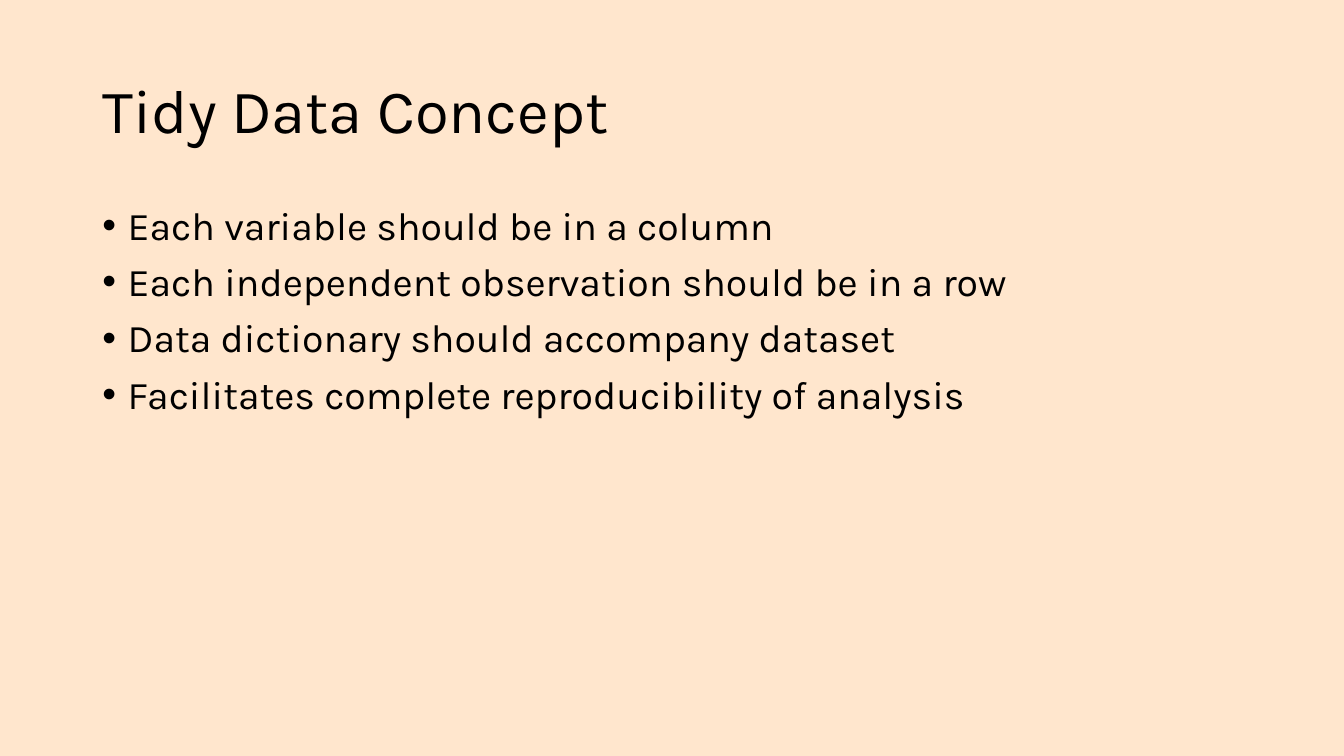
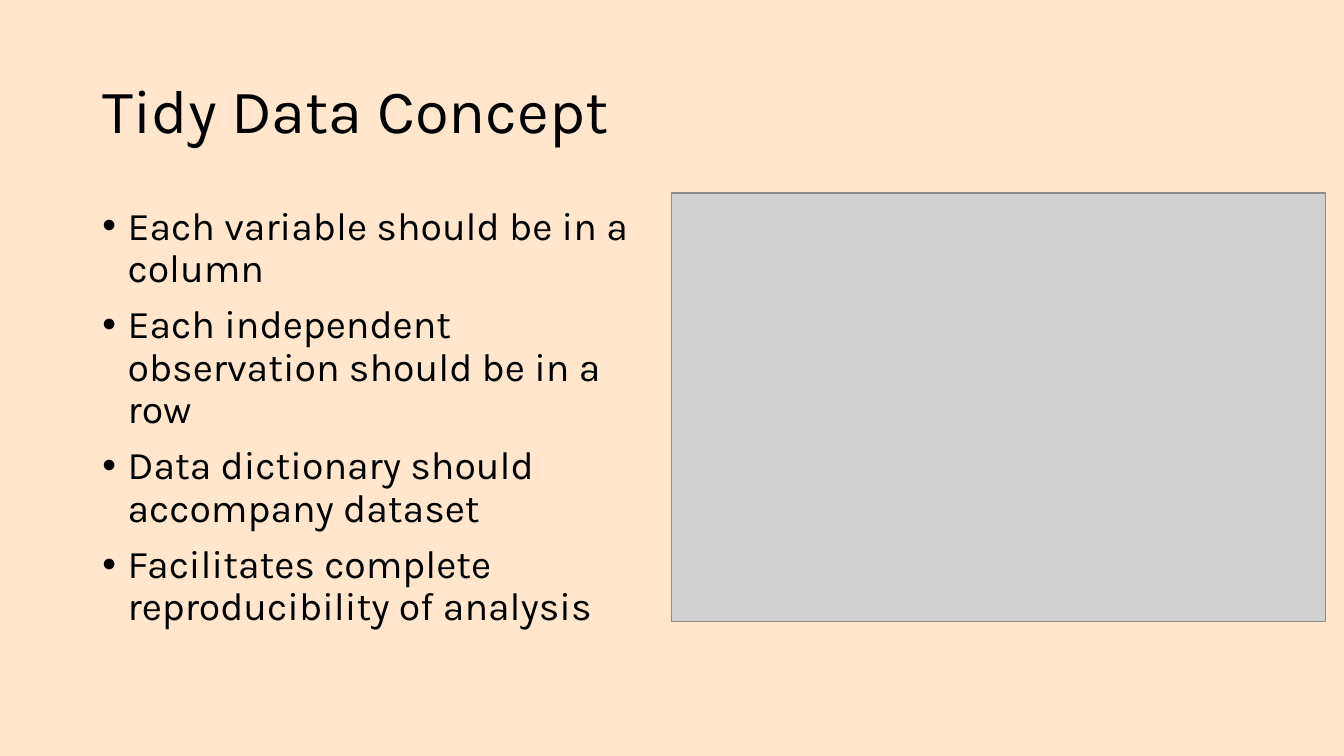
Before and after one commit to rstats-bootcamp/RStatsBootcamp-2025, a slide deck: slide 4 of .slides/topics/05_data_frames.pptx. Drawn at 1344x756 pixels with LibreOffice and Linux fonts; fonts in the diff are those of the drawing; grey boxes stand for pictures. Boxes give left, top, right and bottom in pixels: in the first picture for what was removed or moved away, otherwise in the second. Text is boxed around its words. In the diff, an @@ line names an element or a change of style, - is before the commit and + after.

```diff
--- a/.slides/topics/05_data_frames.pptx
+++ b/.slides/topics/05_data_frames.pptx
@@ text "Each variable should be in ..." rewrapped from [128, 213, 1007, 419] to [128, 213, 628, 630] @@
@@ picture added at [673, 193, 1326, 621] @@
```
Also in this commit, not shown: 5 other slides changed, 4 slides added, 4 other files.
